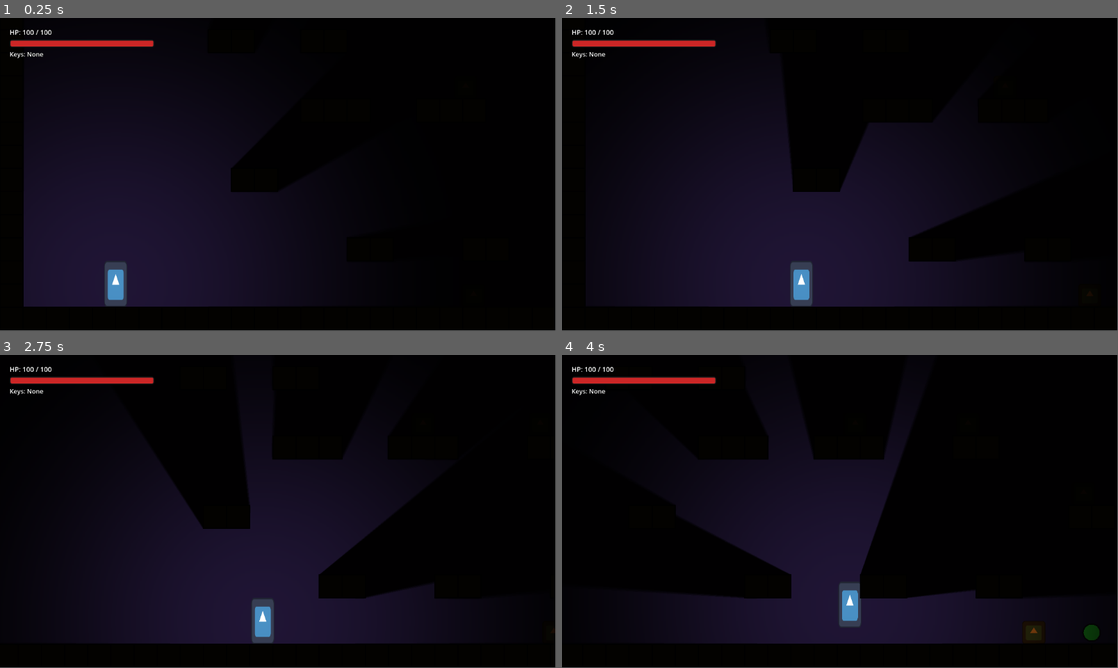
Above: before the commit, frames 1-4 (two rows, left to right).
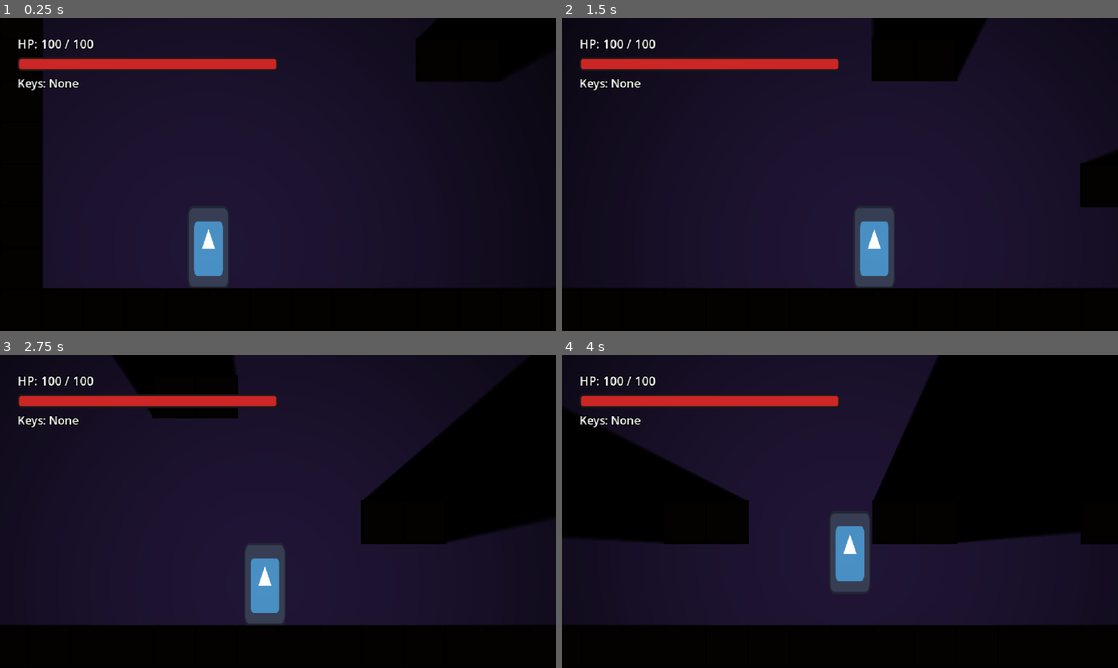
Above: after the commit, the same moments.

Repository: hikarirainbow/New-Project
Game: Godot game, scene res://scenes/levels/sandbox_level.tscn
Same seed, same stepped clock (60 frames per second), same inputs: the game is played once before the commit and once after it. The engine's default icon, where the game draws it, is replaced by a stand-in: a white triangle on a blue panel in a dark square.
Inputs:
- Up to frame 1 (0.25 s): no input
- Up to frame 2 (1.5 s): tap Enter at 0.5 s; hold D (move_right) from 0.53 s (still down); tap X (attack) at 0.6 s; tap Space (jump) at 0.77 s; tap C (dash) at 1.35 s
- Up to frame 3 (2.75 s): tap Space (jump) at 1.52 s; release D (move_right) at 2.03 s; hold A (move_left) from 2.03 s (still down); tap X (attack) at 2.1 s
- Up to frame 4 (4 s): release A (move_left) at 2.78 s; hold D (move_right) from 2.78 s (still down); tap C (dash) at 2.85 s; tap Space (jump) at 3.02, 3.77 s; tap X (attack) at 3.6 s
In our replay, the window is 799x449 before the commit and 800x450 after it. These sizes can differ from the game's own. Grey fills any space a smaller window leaves; there, only what the larger window draws over its background counts as a difference.

The runs differ from the first frame. In frame 1, 50% of the frame differs, in the area x 1-96%, y 0-93%; in frame 2, 45%; in frame 3, 41%; in frame 4, 39%.

Commit message:
perf: enable 2D physics interpolation and canvas_items stretch mode to prevent movement jitter

Diff:
--- a/project.godot
+++ b/project.godot
@@ -14,6 +14,15 @@
 run/main_scene="res://scenes/levels/sandbox_level.tscn"
 config/features=PackedStringArray("4.6", "Forward Plus")
 config/icon="res://icon.svg"
+
+[display]
+
+window/size/viewport_width=640
+window/size/viewport_height=360
+window/size/window_width_override=1280
+window/size/window_height_override=720
+window/stretch/mode="canvas_items"
+window/stretch/aspect="keep"
 
 [autoload]
 
@@ -50,7 +59,9 @@
 [physics]
 
 3d/physics_engine="Jolt Physics"
+common/physics_interpolation=true
 
 [rendering]
 
+textures/canvas_textures/default_texture_filter=0
 rendering_device/driver.windows="d3d12"
Not shown, changed: codex/game_dev_script.md
